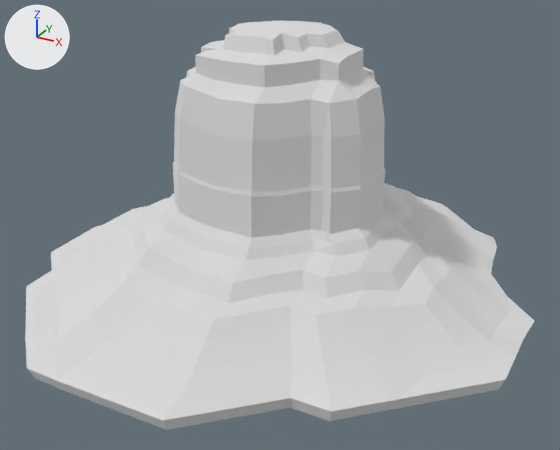
The glTF model public/models/mountain-desert.glb as it was, and as the next commit left it.
Both versions are drawn from a 50 mm lens placed at (36.6, -67.3, 36.5), pointed at (1.0, -2.5, 4.1). Lighting does not change. The marker at upper left points along +X, +Y and +Z. Where no turn or scale is listed for an object, it has been applied to the vertices.

Before the edit, the objects in view are built like this:
```python
me_mountain_desert = bpy.data.meshes.new('mountain-desert')
me_mountain_desert.from_pydata(...)  # 704 vertices, 1364 faces; spans x -26.5..26.5, y -27.2..27.2, z -4.3..24.5
me_mountain_desert.materials.append(mat_lowpoly_colors)  # white #e7e7e7
ob_mountain_desert = bpy.data.objects.new('mountain-desert', me_mountain_desert)
ob_mountain_desert.location = (0.0, 0.0, 0.0)
```
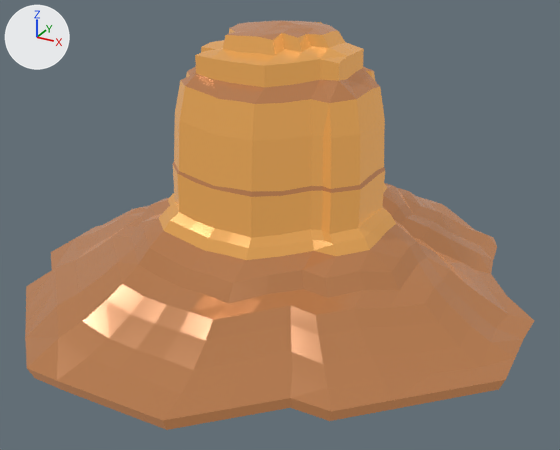
What differs and where, as boxes (x1, y1, x2, y2) in the pictures (560 x 450 px):
```json
{"object": "mountain-desert", "change": "recoloured", "before": [25, 21, 534, 430], "after": [25, 21, 534, 430], "on screen": "white to orange"}
```

Edits to the scene script, one JSON object a line:
```json
{"op": "add", "block": "img_base", "code": ["img_base = load_image('base', '_unpacked/base', 1024, 1024, 'sRGB')"]}
{"op": "add", "block": "mat_lowpoly_colors_001", "code": ["mat_lowpoly_colors_001 = bpy.data.materials.new('LOWPOLY-COLORS.001')", "# uses the picture img_base"]}
{"block": "me_mountain_desert", "where": "me_mountain_desert.from_pydata(...)  # 704 vertices, 1364 faces; spans x -26.5..26.5, y -27.2..27.2, z -4.3..24.5"}
{"op": "remove", "block": "me_mountain_desert", "code": "me_mountain_desert.materials.append(mat_lowpoly_colors)  # white #e7e7e7"}
{"op": "add", "block": "me_mountain_desert", "code": "me_mountain_desert.materials.append(mat_lowpoly_colors_001)"}
```
